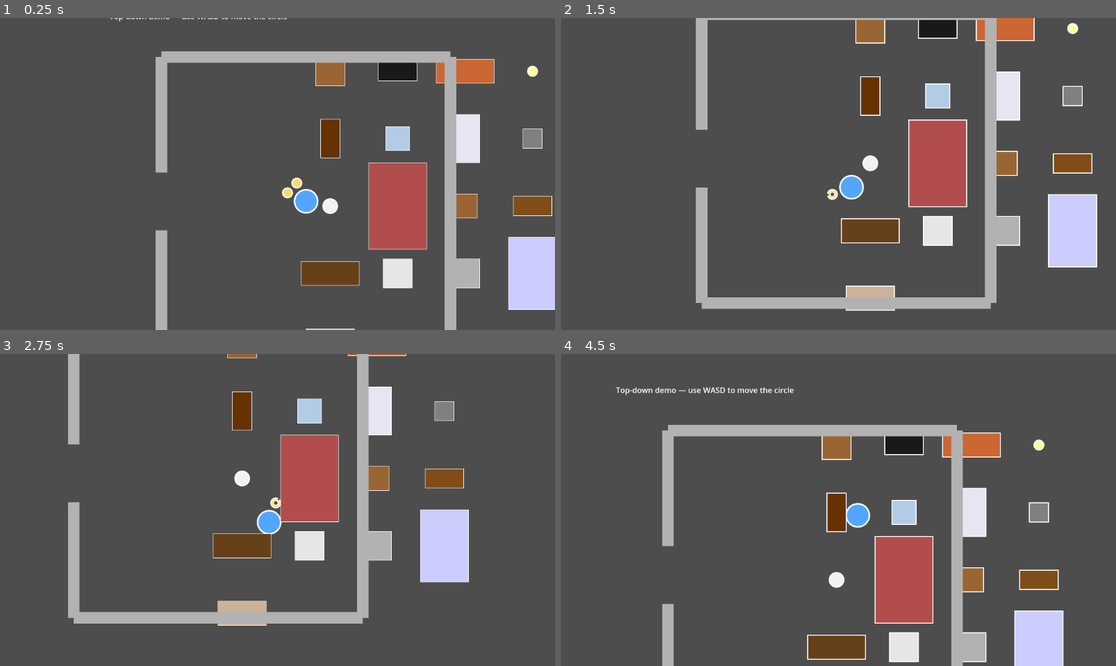
Above: before the commit, frames 1-4 (two rows, left to right).
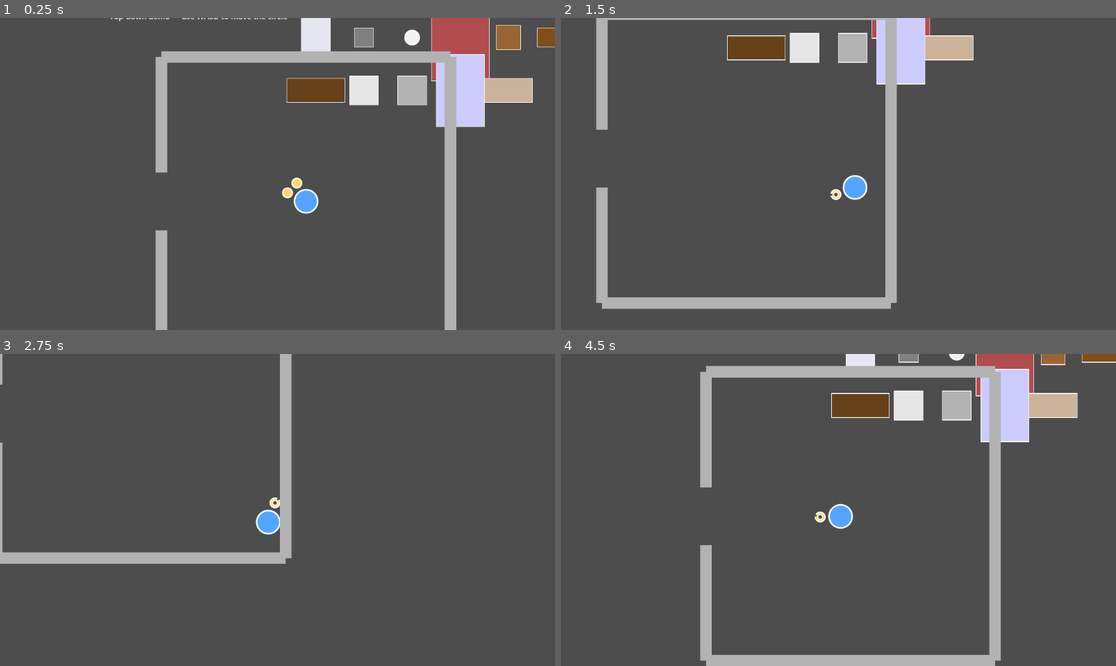
Above: after the commit, the same moments.

Repository: AnthonyThomasson/Example-Godot
Game: Godot game, scene res://scenes/main.tscn
Same seed, same stepped clock (60 frames per second), same inputs: the game is played once before the commit and once after it.
Inputs (mouse positions are in pixels of both pictures, inside the frame that each line leads up to):
- Up to frame 1 (0.25 s): no input
- Up to frame 2 (1.5 s): move the mouse to (960, 158) at 0.52 s; hold D (move_right) 0.53-1.28 s; tap 1 (item_1) at 0.6 s; move the mouse to (727, 189) at 1.27 s; hold S (move_down) from 1.28 s (still down); tap 2 (item_2) at 1.35 s
- Up to frame 3 (2.75 s): move the mouse to (333, 441) at 2.02 s; release S (move_down) at 2.03 s; hold D (move_right) from 2.03 s (still down); tap 3 (item_3) at 2.1 s
- Up to frame 4 (4.5 s): move the mouse to (810, 572) at 2.77 s; release D (move_right) at 2.78 s; hold W (move_up) 2.78-3.53 s; tap 4 (item_4) at 2.85 s; move the mouse to (1005, 556) at 3.52 s; hold A (move_left) from 3.53 s (still down); tap 5 (item_5) at 3.6 s; move the mouse to (672, 463) at 4.27 s; tap 6 (item_6) at 4.35 s

The runs differ from the first frame. In frame 1, 17% of the frame differs, in the area x 51-100%, y 0-100%; in frame 2, 24%; in frame 3, 18%; in frame 4, 28%, in the area x 9-100%, y 0-100%.

Commit message:
Reposition objects in a compact grid next to the room
Adjust object spawning layout:
- Reduce spacing from room edge (20px instead of 50px)
- Align with room's vertical position (start at room.y - 150)
- Use 6-column layout instead of 4 for more compact arrangement
- Reduce spacing between items (100x110 instead of 140x140)

Objects now spawn in a neat area immediately adjacent to the room,
making better use of space.

Diff:
--- a/scenes/main.gd
+++ b/scenes/main.gd
@@ -10,11 +10,11 @@
 	var room: StaticBody2D = RoomSpawner.spawn("main_room", self)
 
 	var objects_container: Node2D = $ObjectsContainer
-	var room_right: float = room.position.x + 300 + 50
-	var start_pos: Vector2 = Vector2(room_right, 150)
-	var cols: int = 4
-	var spacing_x: float = 140.0
-	var spacing_y: float = 140.0
+	var room_right: float = room.position.x + 300 + 20
+	var start_pos: Vector2 = Vector2(room_right, room.position.y - 150)
+	var cols: int = 6
+	var spacing_x: float = 100.0
+	var spacing_y: float = 110.0
 
 	var keys: Array = ObjectDefinitions.get_all()
 	for i in range(keys.size()):
